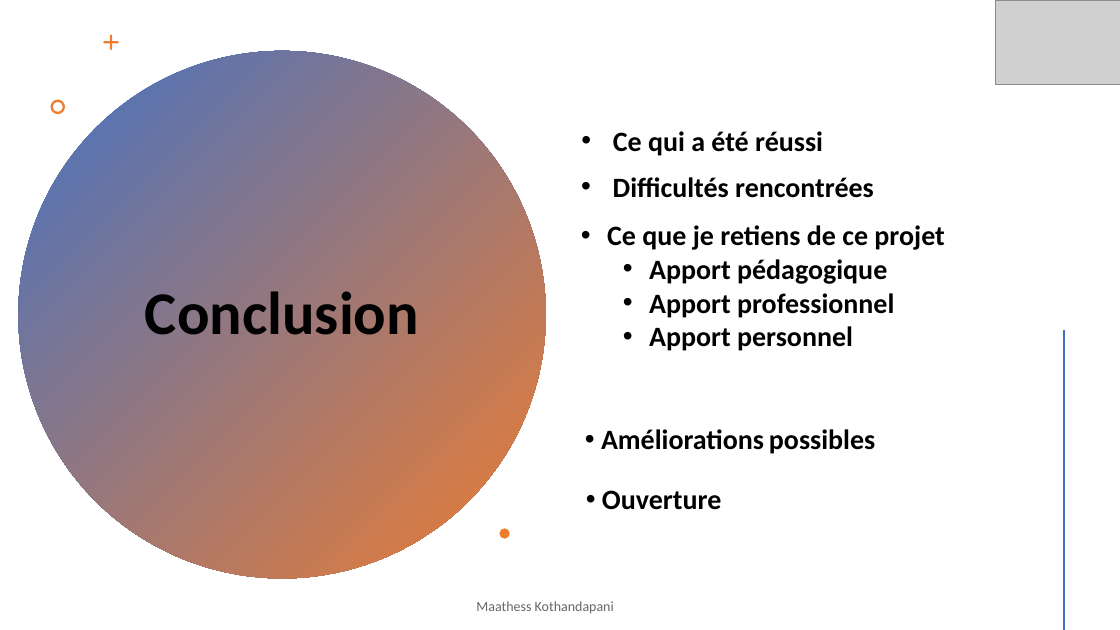
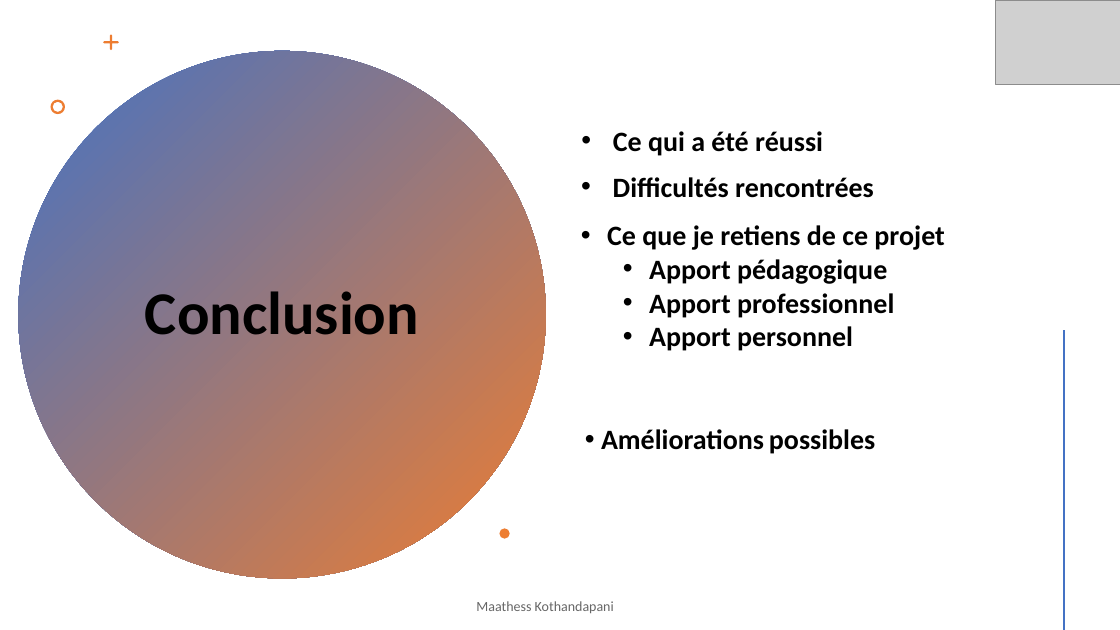
Before and after one commit to Maathess/Projet_annuel_flag, a slide deck: slide 14 of Présentation rattrapage PA.pptx (slide 10 before the commit). Drawn at 1120x630 pixels with LibreOffice and Linux fonts; fonts in the diff are those of the drawing; grey boxes stand for pictures. Boxes give left, top, right and bottom in pixels: in the first picture for what was removed or moved away, otherwise in the second. Text is boxed around its words. In the diff, an @@ line names an element or a change of style, - is before the commit and + after.

```diff
--- a/Présentation rattrapage PA.pptx
+++ b/Présentation rattrapage PA.pptx
@@ text removed at (x1=602, y1=490, x2=721, y2=510) @@
-• Ouverture
```
Also in this commit, not shown: 6 other slides changed, 6 slides added, 1 slide removed, 29 other files.
